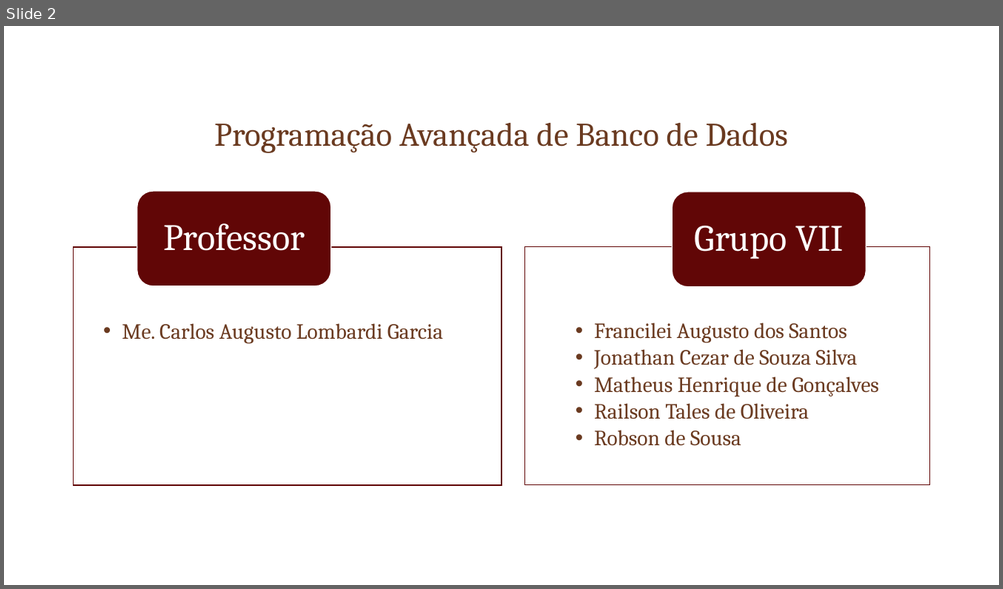
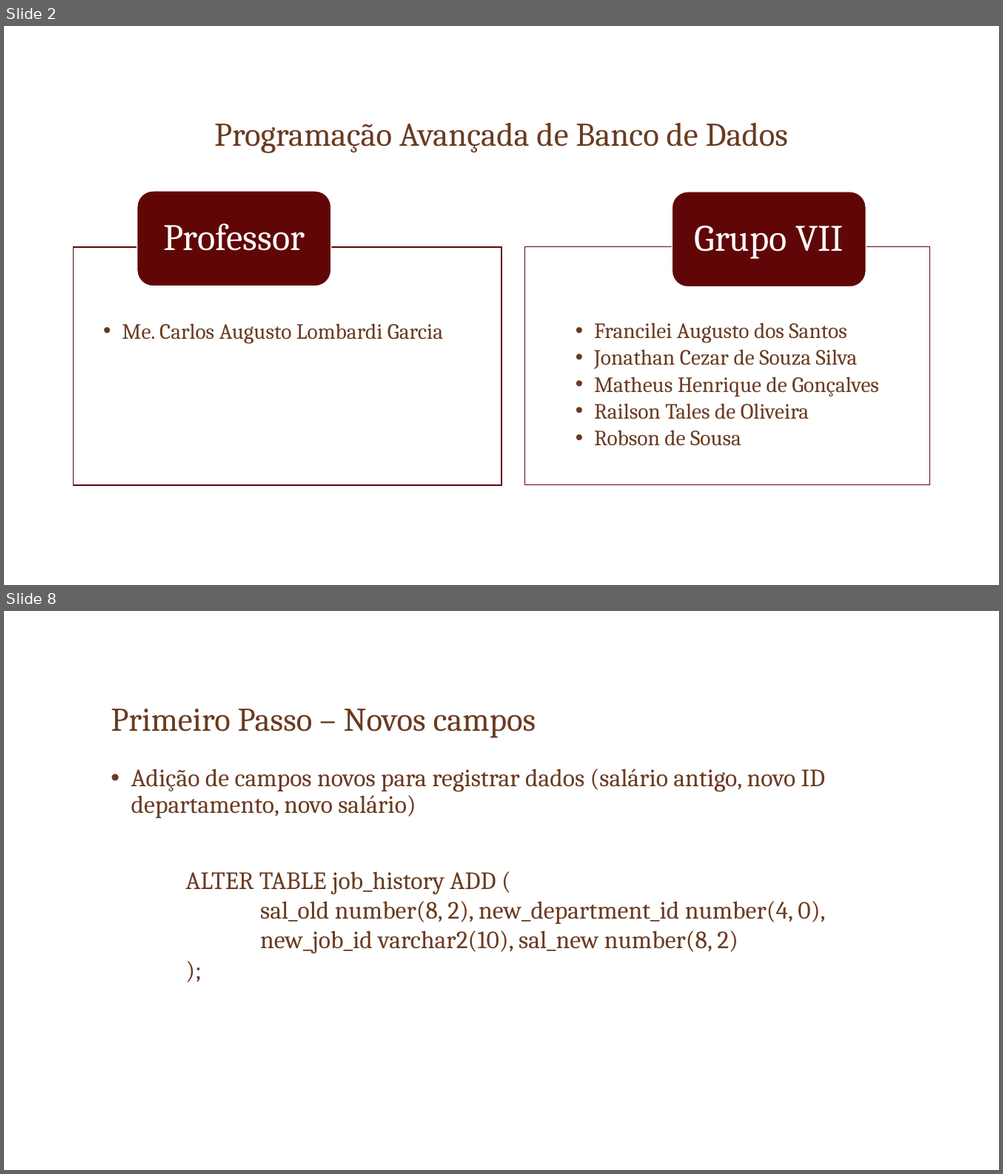
Before and after one commit to robsoncartes/group-vii-triggers, a slide deck: SlideApresentacao/TRIGGERS.pptx. Shown one above the other, each under a label of ours: slide 2 before the commit, slides 2 and 8 after it; the slides between them are not shown. The pictures are 1003x589 and 1003x1174 pixels, drawn with LibreOffice and Linux fonts; fonts in the diff are those of the drawing; background and template pictures are left out. Boxes give left, top, right and bottom in pixels: in the first picture for what was removed or moved away, otherwise in the second. Text is boxed around its words. In the diff, an @@ line names an element or a change of style, - is before the commit and + after.

```diff
--- a/SlideApresentacao/TRIGGERS.pptx
+++ b/SlideApresentacao/TRIGGERS.pptx
@@ slide 8 added at (4, 611, 999, 1170), background picture (left out) @@
@@ title added at (111, 709, 536, 738), 32 pt, text #6A3A20 @@
+Primeiro Passo – Novos campos
@@ text added at (131, 769, 825, 954), 24 pt, text #6A3A20 @@
+• Adição de campos novos para registrar dados (salário antigo, novo ID departamento, novo salário)
+ALTER TABLE job_history ADD (
+sal_old number(8, 2), new_department_id number(4, 0),
+new_job_id varchar2(10), sal_new number(8, 2)
+);
```
Also in this commit, not shown: 2 slides changed, 6 other slides added, 12 slides removed, 5 other files.
